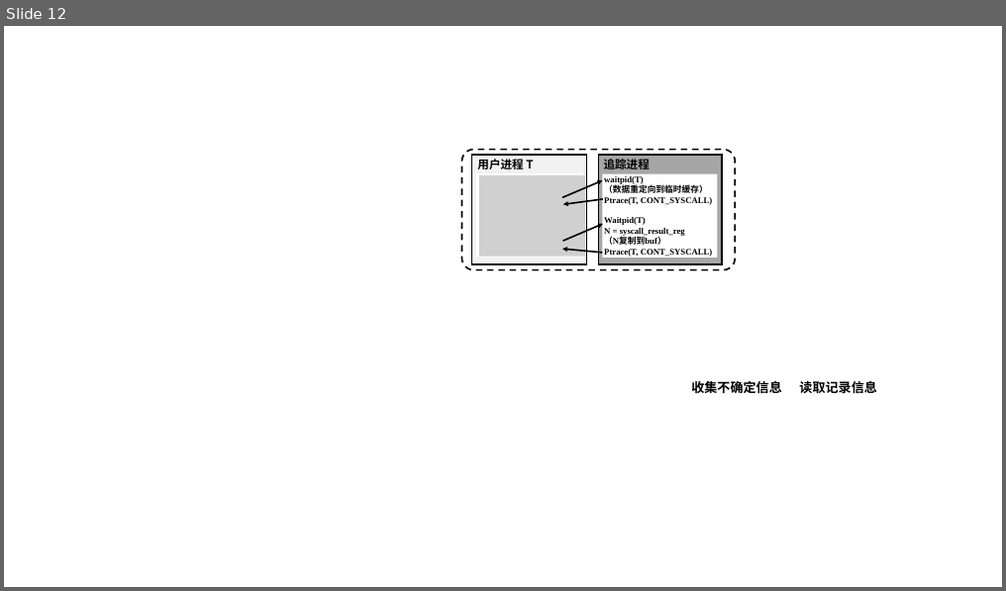
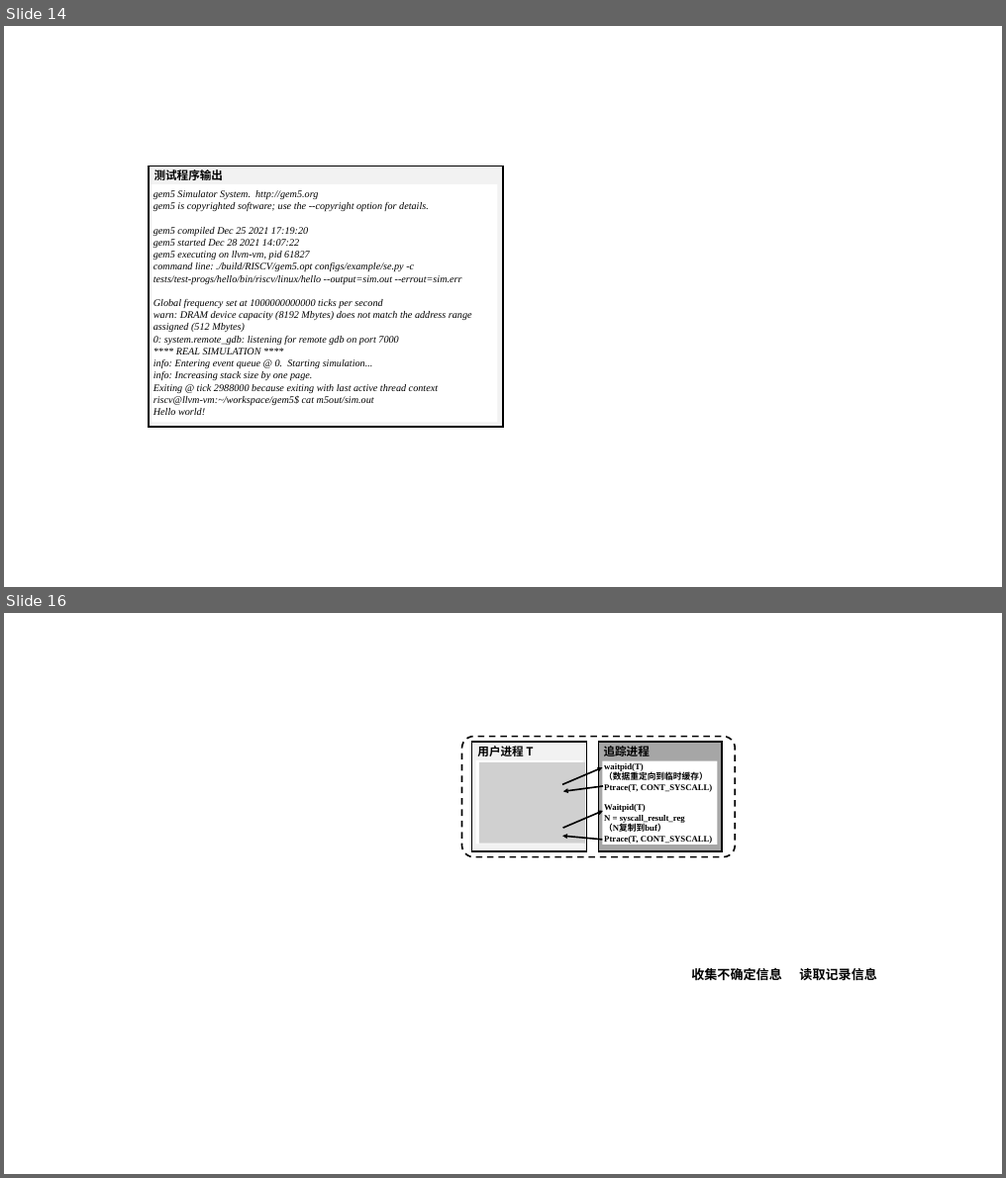
Before and after one commit to Cu1Ao/HelpMe, a slide deck: 插图.pptx. Shown one above the other, each under a label of ours: slide 12 before the commit, slides 14 and 16 after it; the slides between them are not shown. The pictures are 1006x591 and 1006x1178 pixels, drawn with LibreOffice and Linux fonts; fonts in the diff are those of the drawing; grey boxes stand for pictures. Boxes give left, top, right and bottom in pixels: in the first picture for what was removed or moved away, otherwise in the second. Text is boxed around its words. In the diff, an @@ line names an element or a change of style, - is before the commit and + after.

```diff
--- a/插图.pptx
+++ b/插图.pptx
@@ slide 14 added at <box>4,26,1002,587</box>, background #FFFFFF @@
@@ rectangle added at <box>148,166,503,427</box>, fill #F2F2F2, outline #000000 2.25 pt @@
@@ text added at <box>154,168,224,183</box>, 16 pt, text #000000, bold @@
+测试程序输出
@@ rectangle added at <box>152,184,497,422</box>, fill #FFFFFF @@
@@ text added at <box>153,190,472,415</box>, 14 pt, text #000000, italic @@
+gem5 Simulator System. http://gem5.org
+gem5 is copyrighted software; use the --copyright option for details.
+gem5 compiled Dec 25 2021 17:19:20
+gem5 started Dec 28 2021 14:07:22
+gem5 executing on llvm-vm, pid 61827
+command line: ./build/RISCV/gem5.opt configs/example/se.py -c tests/test-progs/hello/bin/riscv/linux/hello --output=sim.out --errout=sim.err
+Global frequency set at 1000000000000 ticks per second
+warn: DRAM device capacity (8192 Mbytes) does not match the address range assigned (512 Mbytes)
+0: system.remote_gdb: listening for remote gdb on port 7000
+**** REAL SIMULATION ****
+info: Entering event queue @ 0. Starting simulation...
+info: Increasing stack size by one page.
+Exiting @ tick 2988000 because exiting with last active thread context
+riscv@llvm-vm:~/workspace/gem5$ cat m5out/sim.out
+Hello world!
@@ what was slide 12 is now slide 16 @@
```
Also in this commit, not shown: 1 slide changed, 4 other slides added, 1 slide removed, 22 other files.
